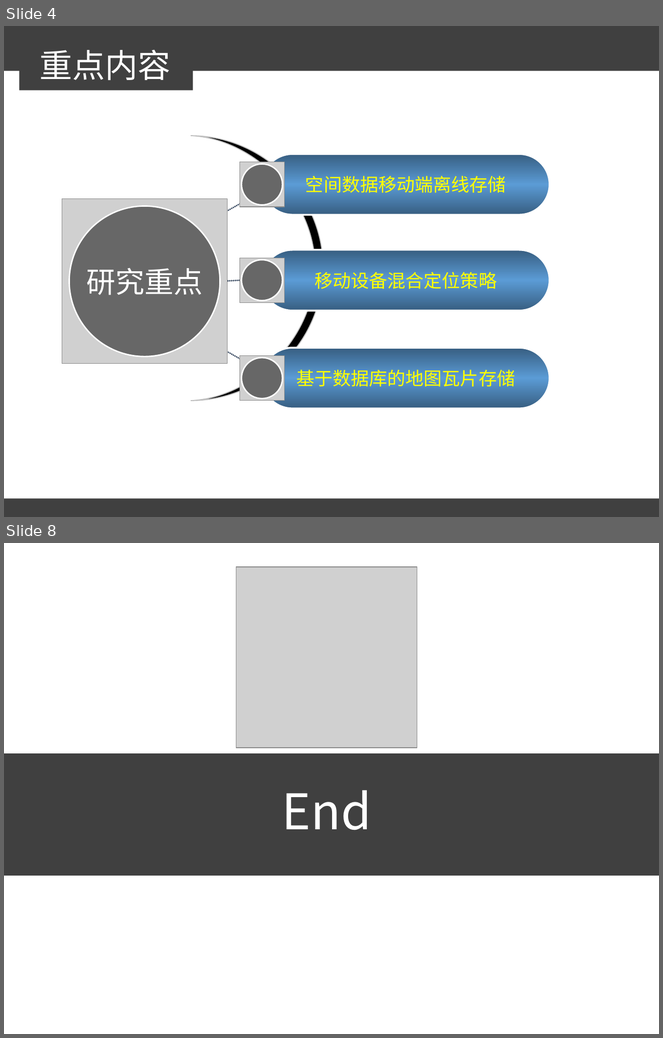
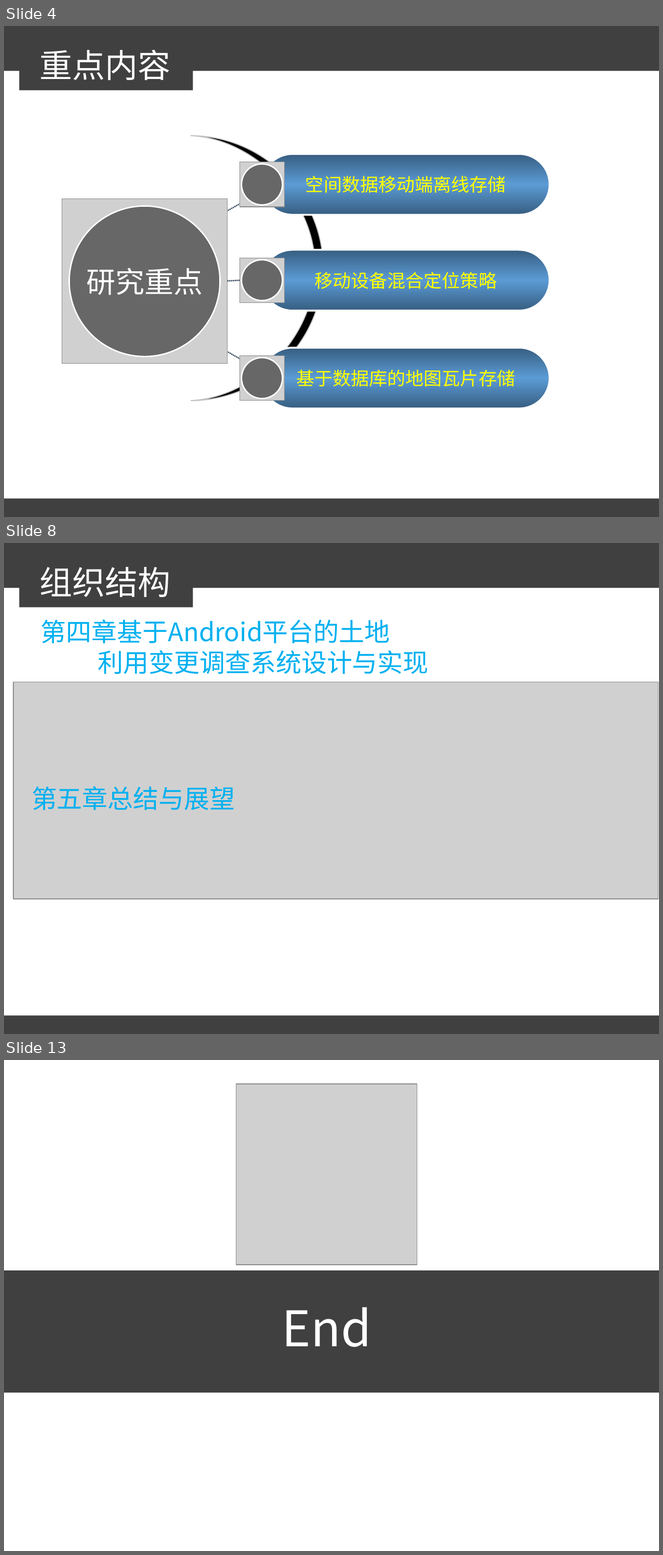
Before and after one commit to sunxianlei/MyThesis, a slide deck: 汇报X.ppt. Shown one above the other, each under a label of ours: slides 4 and 8 before the commit, slides 4, 8 and 13 after it; the slides between them are not shown. The pictures are 663x1038 and 663x1555 pixels, drawn with LibreOffice and Linux fonts; fonts in the diff are those of the drawing; grey boxes stand for pictures. Boxes give left, top, right and bottom in pixels: in the first picture for what was removed or moved away, otherwise in the second. Text is boxed around its words. In the diff, an @@ line names an element or a change of style, - is before the commit and + after.

Commit message:
1月14日汇报ppt修改
添加组织结构、时间安排部分

```diff
--- a/汇报X.ppt
+++ b/汇报X.ppt
@@ slide 8 added at box(4, 543, 659, 1034), background #FFFFFF; not listed: 3 template elements that a slide beside it also shows @@
@@ text added at box(40, 567, 171, 597), 36 pt, text #FFFFFF @@
+组织结构
@@ text added at box(41, 619, 429, 674), 28 pt, text #00B0F0 @@
+第四章基于Android平台的土地
+利用变更调查系统设计与实现
@@ picture added at box(13, 682, 658, 899) @@
@@ text added at box(32, 786, 235, 810), 28 pt, text #00B0F0 @@
+第五章总结与展望
@@ what was slide 8 is now slide 13 @@
```
Also in this commit, not shown: 4 slides changed, 4 other slides added.
